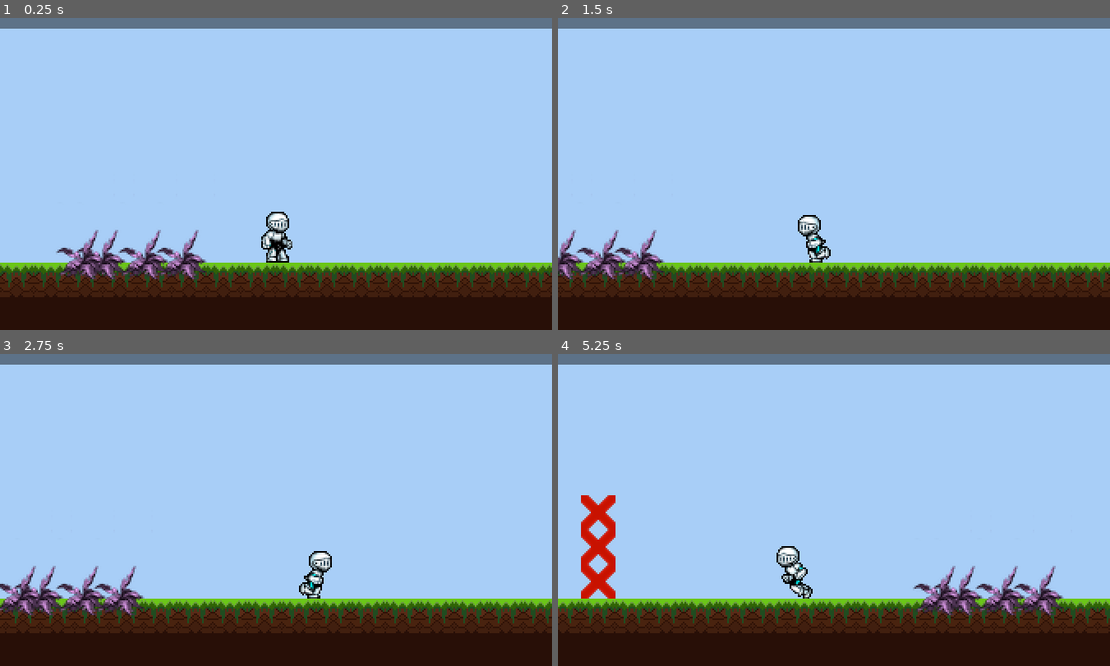
Above: before the commit, frames 1-4 (two rows, left to right).
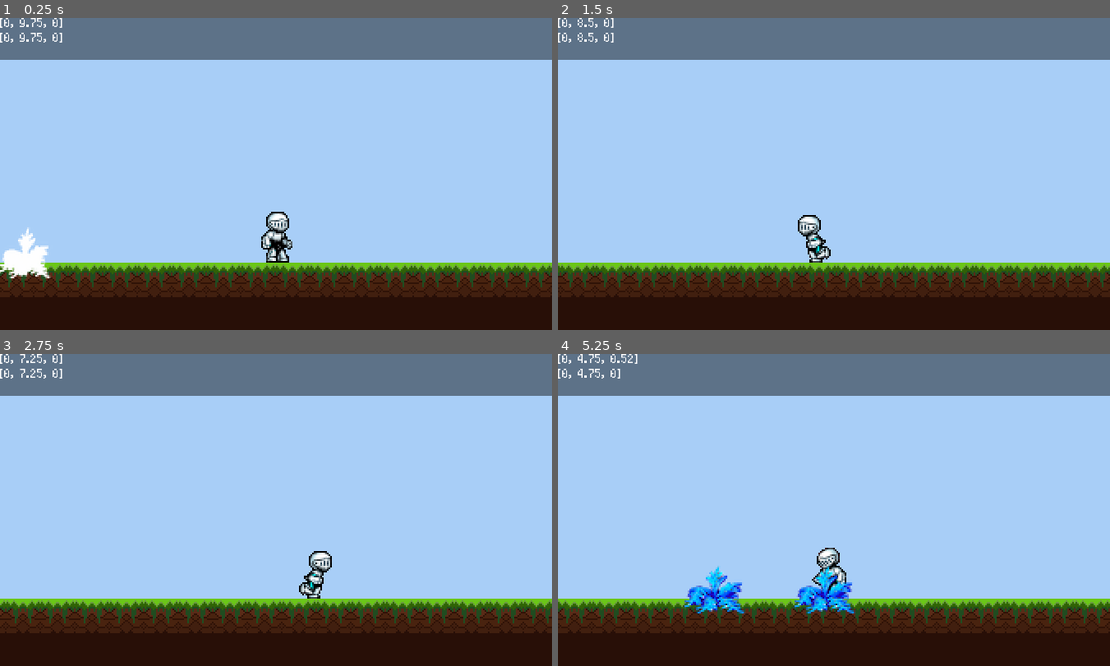
Above: after the commit, the same moments.

Repository: SartoRiccardo/wgj-277
Game: Godot game, scene res://Main.tscn
The game is run twice, just before and just after one commit, with the same random seed, the same clock (stepped at 60 frames per second) and the same inputs.
Inputs:
- Up to frame 1 (0.25 s): no input
- Up to frame 2 (1.5 s): hold Right (move_right) 0.53-1.28 s; hold Space (interact) 0.53-1.28 s; hold Left (move_left) from 1.28 s (still down); tap Space (interact) at 1.35 s
- Up to frame 3 (2.75 s): release Left (move_left) at 2.03 s; hold Right (move_right) from 2.03 s (still down); hold Space (interact) from 2.03 s (still down)
- Up to frame 4 (5.25 s): release Space (interact) at 2.78 s; tap Space (interact) at 2.85, 4.35 s; release Right (move_right) at 3.53 s; hold Space (interact) 3.53-4.28 s; hold Left (move_left) from 3.53 s (still down); hold Space (interact) from 5.03 s (still down)

The runs differ from the first frame. In frame 1, 13% of the frame differs, in the area x 0-100%, y 0-84%; in frame 2, 12%; in frame 3, 12%; in frame 4, 20%, in the area x 0-100%, y 0-90%.

Commit message:
Plant & PlantBenign base classes

Diff:
--- a/entities/alien/StateIdle.gd
+++ b/entities/alien/StateIdle.gd
@@ -16,8 +16,11 @@
 		if nearest_plant:
 			nearest_plant.set_glow(false)
 		if new_nearest_plant:
-			new_nearest_plant.set_glow(true)
+			new_nearest_plant.set_glow(new_nearest_plant.is_interactable())
 		nearest_plant = new_nearest_plant
+	elif is_instance_valid(nearest_plant) and \
+			nearest_plant.is_interactable() != nearest_plant.is_glowing:
+		nearest_plant.set_glow(nearest_plant.is_interactable())
 
 	if Input.is_action_pressed("interact"):
 		if nearest_plant and (nearest_plant.is_waterable() or nearest_plant.is_harvestable()):
--- a/entities/alien/StateInteracting.gd
+++ b/entities/alien/StateInteracting.gd
@@ -5,16 +5,27 @@
 	player.speed = 0.0
 	player.velocity = Vector2.ZERO
 	player.get_node("AnimatedSprite").set_animation("water")
-	if player.interact_target:
+	if is_instance_valid(player.interact_target):
 		player.get_node("AnimatedSprite").set_flip_h(
 			player.interact_target.global_position.x - player.global_position.x < 0
 		)
+		player.interact_target.set_interact(true)
+		player.interact_target.connect("grow", self, "_on_interaction_finish")
+		player.interact_target.connect("harvest", self, "_on_interaction_finish")
 
 # Override
 func update(delta : float) -> void:
-	if Input.is_action_just_released("interact") or !is_instance_valid(player.interact_target):
+	if Input.is_action_just_released("interact") or !is_instance_valid(player.interact_target) or \
+			!player.interact_target.is_interactable():
 		player.call_deferred("_change_state", "idle")
 
 # Override
 func exit() -> void:
+	if is_instance_valid(player.interact_target):
+		player.interact_target.set_interact(false)
+		player.interact_target.disconnect("grow", self, "_on_interaction_finish")
+		player.interact_target.disconnect("harvest", self, "_on_interaction_finish")
 	player.interact_target = null
+
+func _on_interaction_finish(_plant) -> void:
+	player.call_deferred("_change_state", "idle")
--- a/entities/Plant.gd
+++ b/entities/plants/Plant.gd
@@ -1,5 +1,8 @@
 extends Node2D
 class_name Plant
+
+signal grow(plant)
+signal harvest(plant)
 
 export (Resource) var data
 
@@ -13,9 +16,19 @@
 		queue_free()
 		return
 
-	$TimerGrow.connect("timeout", self, "_on_grow_attempt")
+	$TimerGrow.connect("timeout", self, "_on_grow")
 	$TimerWilt.connect("timeout", self, "_on_wilted")
-	$TimerGrow.start(data.time_before_grow)
+	$TimerInteract.connect("timeout", self, "_on_player_interaction")
+	$TimerWilt.start(data.time_before_wilt)
+
+
+func _process(_d):
+	Console.writeln([
+		stepify($TimerGrow.time_left, 0.01),
+		stepify($TimerWilt.time_left, 0.01),
+#		$AnimationPlayer.is_playing(),
+		stepify($TimerInteract.time_left, 0.01),
+	])
 
 # Public methods
 
@@ -29,8 +42,9 @@
 		$AnimationPlayer.play("grow")
 		yield($AnimationPlayer, "animation_finished")
 
-	$TimerGrow.start(data.time_before_grow)
-	$TimerWilt.stop()
+	$TimerWilt.start(data.time_before_wilt)
+	$TimerGrow.stop()
+	emit_signal("grow", self)
 
 func update_sprite() -> void:
 	$Sprite.texture.region.position.x = _get_sprite_offset()
@@ -39,20 +53,32 @@
 	return false
 
 func is_harvestable() -> bool:
-	return wilted || times_grown >= data.growth_stages-1
+	return true
 
-func harvest() -> void:
-	_despawn()
+func is_interactable() -> bool:
+	return is_waterable() or is_harvestable()
+
+func set_interact(action: bool) -> void:
+	if action and $TimerInteract.is_stopped():
+		$TimerInteract.start(data.action_time)
+	else:
+		$TimerInteract.stop()
 
 func set_glow(glow : bool) -> void:
 	if glow == is_glowing:
 		return
 	is_glowing = glow
+	if $AnimationPlayer.is_playing() and $AnimationPlayer.current_animation != "glow":
+		yield($AnimationPlayer, "animation_finished")
 	if is_glowing:
 		$AnimationPlayer.play("glow")
 	else:
 		$AnimationPlayer.stop()
 		$Sprite.material.set_shader_param("intensity", 0.0)
+
+func harvest() -> void:
+	emit_signal("harvest", self)
+	_despawn()
 
 # Private methods
 
@@ -67,7 +93,8 @@
 
 # Event handlers
 
-func _on_grow_attempt() -> void:
+func _on_grow() -> void:
+	grow()
 	if data.can_wilt:
 		$TimerWilt.start(data.time_before_wilt)
 
@@ -75,3 +102,6 @@
 	wilted = true
 	$TimerGrow.set_paused(true)
 	$AnimationPlayer.play("wilt")
+
+func _on_player_interaction() -> void:
+	_despawn()
--- a/entities/Plant.tscn
+++ b/entities/plants/Plant.tscn
@@ -1,7 +1,6 @@
-[gd_scene load_steps=13 format=2]
-
-[ext_resource path="res://entities/Plant.gd" type="Script" id=1]
-[ext_resource path="res://assets/plants/plant-boost.png" type="Texture" id=2]
+[gd_scene load_steps=12 format=2]
+
+[ext_resource path="res://entities/plants/Plant.gd" type="Script" id=1]
 
 [sub_resource type="Shader" id=3]
 code = "shader_type canvas_item;
@@ -47,9 +46,8 @@
 shader_param/intensity = 0.0
 shader_param/saturation = 1.0
 
-[sub_resource type="AtlasTexture" id=2]
-atlas = ExtResource( 2 )
-region = Rect2( 0, 0, 40, 86 )
+[sub_resource type="AtlasTexture" id=11]
+resource_local_to_scene = true
 
 [sub_resource type="CircleShape2D" id=1]
 
@@ -114,6 +112,18 @@
 "transitions": PoolRealArray( 1 ),
 "update": 0,
 "values": [ Color( 1, 1, 1, 1 ) ]
+}
+tracks/5/type = "value"
+tracks/5/path = NodePath("Interact:monitorable")
+tracks/5/interp = 1
+tracks/5/loop_wrap = true
+tracks/5/imported = false
+tracks/5/enabled = true
+tracks/5/keys = {
+"times": PoolRealArray( 0 ),
+"transitions": PoolRealArray( 1 ),
+"update": 0,
+"values": [ true ]
 }
 
 [sub_resource type="Animation" id=8]
@@ -168,6 +178,18 @@
 "update": 0,
 "values": [ Color( 1, 1, 1, 1 ), Color( 1, 1, 1, 1 ), Color( 1, 1, 1, 0 ) ]
 }
+tracks/4/type = "value"
+tracks/4/path = NodePath("Interact:monitorable")
+tracks/4/interp = 1
+tracks/4/loop_wrap = true
+tracks/4/imported = false
+tracks/4/enabled = true
+tracks/4/keys = {
+"times": PoolRealArray( 0 ),
+"transitions": PoolRealArray( 1 ),
+"update": 1,
+"values": [ false ]
+}
 
 [sub_resource type="Animation" id=10]
 resource_name = "glow"
@@ -252,7 +274,7 @@
 tracks/0/imported = false
 tracks/0/enabled = true
 tracks/0/keys = {
-"times": PoolRealArray( 0, 0.2, 0.6 ),
+"times": PoolRealArray( 0, 0.15, 0.5 ),
 "transitions": PoolRealArray( 1, 0.25, 1 ),
 "update": 0,
 "values": [ 0.0, 1.2, 1.0 ]
@@ -264,7 +286,7 @@
 tracks/1/imported = false
 tracks/1/enabled = true
 tracks/1/keys = {
-"times": PoolRealArray( 0, 0.4, 0.7 ),
+"times": PoolRealArray( 0, 0.35, 0.6 ),
 "transitions": PoolRealArray( 1, 0.574349, 1 ),
 "update": 0,
 "values": [ 0.0, 1.1, 1.0 ]
@@ -276,7 +298,7 @@
 tracks/2/imported = false
 tracks/2/enabled = true
 tracks/2/keys = {
-"times": PoolRealArray( 0, 0.35, 0.7 ),
+"times": PoolRealArray( 0, 0.45, 0.7 ),
 "transitions": PoolRealArray( 0.25, 2.07053, 1 ),
 "update": 0,
 "values": [ 0.0, 1.0, 0.0 ]
@@ -315,7 +337,7 @@
 
 [node name="Sprite" type="Sprite" parent="."]
 material = SubResource( 4 )
-texture = SubResource( 2 )
+texture = SubResource( 11 )
 offset = Vector2( 0, -32 )
 
 [node name="Interact" type="Area2D" parent="."]
@@ -333,7 +355,11 @@
 [node name="TimerWilt" type="Timer" parent="."]
 one_shot = true
 
+[node name="TimerInteract" type="Timer" parent="."]
+one_shot = true
+
 [node name="AnimationPlayer" type="AnimationPlayer" parent="."]
+autoplay = "spawn"
 anims/RESET = SubResource( 5 )
 anims/despawn = SubResource( 8 )
 anims/glow = SubResource( 10 )
--- /dev/null
+++ b/entities/plants/PlantBenign.gd
@@ -0,0 +1,26 @@
+extends "res://entities/plants/Plant.gd"
+class_name PlantBenign
+
+
+func _ready() -> void:
+	$TimerWater.connect("timeout", self, "_on_watered")
+
+# Public methods
+
+# Override
+func is_waterable() -> bool:
+	return !wilted and $TimerGrow.is_stopped()
+
+# Override
+func is_harvestable() -> bool:
+	return wilted or times_grown >= data.growth_stages-1
+
+# Event handlers
+
+# Override
+func _on_player_interaction() -> void:
+	if is_harvestable():
+		harvest()
+	else:
+		$TimerWilt.stop()
+		$TimerGrow.start(data.time_before_grow)
--- /dev/null
+++ b/entities/plants/PlantBenign.tscn
@@ -0,0 +1,62 @@
+[gd_scene load_steps=6 format=2]
+
+[ext_resource path="res://entities/plants/Plant.tscn" type="PackedScene" id=1]
+[ext_resource path="res://entities/plants/PlantBenign.gd" type="Script" id=3]
+
+[sub_resource type="Shader" id=3]
+code = "shader_type canvas_item;
+uniform float intensity : hint_range(0.0, 1.0) = 0.0;
+uniform float saturation : hint_range(0.0, 1.0) = 1.0;
+
+// https://github.com/arkology/ShaderV/blob/master/addons/shaderV/rgba/shiftHSV.gdshader
+vec3 _hsv2rgb(vec3 _hsv_color_){
+	vec4 _K_hsv2rgb = vec4(1.0, 2.0 / 3.0, 1.0 / 3.0, 3.0);
+	vec3 _p_hsv2rgb = abs(fract(_hsv_color_.xxx + _K_hsv2rgb.xyz) * 6.0 - _K_hsv2rgb.www);
+	return vec3(_hsv_color_.z * mix(_K_hsv2rgb.xxx,
+				clamp(_p_hsv2rgb - _K_hsv2rgb.xxx, 0.0, 1.0),
+				_hsv_color_.y));
+}
+
+vec3 _rgb2hvs(vec3 _rgb_color_){
+	vec4 _K_rgb2hvs = vec4(0.0, -1.0 / 3.0, 2.0 / 3.0, -1.0);
+	vec4 _p_rgb2hvs = mix( vec4(_rgb_color_.bg, _K_rgb2hvs.wz),
+									vec4(_rgb_color_.gb, _K_rgb2hvs.xy),
+									step(_rgb_color_.b, _rgb_color_.g));
+	vec4 _q_rgb2hvs = mix( vec4(_p_rgb2hvs.xyw, _rgb_color_.r),
+									vec4(_rgb_color_.r, _p_rgb2hvs.yzx),
+									step(_p_rgb2hvs.x, _rgb_color_.r));
+	float _d_rgb2hvs = _q_rgb2hvs.x - min(_q_rgb2hvs.w, _q_rgb2hvs.y);
+	return vec3(vec3(abs(_q_rgb2hvs.z + (_q_rgb2hvs.w - _q_rgb2hvs.y) / (6.0 * _d_rgb2hvs + 1.0e-10)),
+					_d_rgb2hvs / (_q_rgb2hvs.x + 1.0e-10),
+					_q_rgb2hvs.x));
+}
+
+void fragment() {
+	vec4 color = texture(TEXTURE, UV);
+
+	vec3 color_hsv = _rgb2hvs(color.rgb);
+	color_hsv.g *= saturation;
+	color = vec4(_hsv2rgb(color_hsv), color.a);
+
+	COLOR = vec4(mix(color.rgb, vec3(1, 1, 1), intensity), color.a);
+}"
+
+[sub_resource type="ShaderMaterial" id=4]
+resource_local_to_scene = true
+shader = SubResource( 3 )
+shader_param/intensity = 0.0
+shader_param/saturation = 1.0
+
+[sub_resource type="AtlasTexture" id=5]
+resource_local_to_scene = true
+
+[node name="PlantBenign" instance=ExtResource( 1 )]
+script = ExtResource( 3 )
+
+[node name="Sprite" parent="." index="0"]
+material = SubResource( 4 )
+texture = SubResource( 5 )
+offset = Vector2( 0, -20 )
+
+[node name="TimerWater" type="Timer" parent="." index="4"]
+one_shot = true
--- /dev/null
+++ b/entities/plants/PlantRegular.tscn
@@ -0,0 +1,61 @@
+[gd_scene load_steps=7 format=2]
+
+[ext_resource path="res://entities/plants/PlantBenign.tscn" type="PackedScene" id=1]
+[ext_resource path="res://resources/plants/plant_regular.tres" type="Resource" id=2]
+[ext_resource path="res://assets/plants/plant-regular.png" type="Texture" id=3]
+
+[sub_resource type="Shader" id=3]
+code = "shader_type canvas_item;
+uniform float intensity : hint_range(0.0, 1.0) = 0.0;
+uniform float saturation : hint_range(0.0, 1.0) = 1.0;
+
+// https://github.com/arkology/ShaderV/blob/master/addons/shaderV/rgba/shiftHSV.gdshader
+vec3 _hsv2rgb(vec3 _hsv_color_){
+	vec4 _K_hsv2rgb = vec4(1.0, 2.0 / 3.0, 1.0 / 3.0, 3.0);
+	vec3 _p_hsv2rgb = abs(fract(_hsv_color_.xxx + _K_hsv2rgb.xyz) * 6.0 - _K_hsv2rgb.www);
+	return vec3(_hsv_color_.z * mix(_K_hsv2rgb.xxx,
+				clamp(_p_hsv2rgb - _K_hsv2rgb.xxx, 0.0, 1.0),
+				_hsv_color_.y));
+}
+
+vec3 _rgb2hvs(vec3 _rgb_color_){
+	vec4 _K_rgb2hvs = vec4(0.0, -1.0 / 3.0, 2.0 / 3.0, -1.0);
+	vec4 _p_rgb2hvs = mix( vec4(_rgb_color_.bg, _K_rgb2hvs.wz),
+									vec4(_rgb_color_.gb, _K_rgb2hvs.xy),
+									step(_rgb_color_.b, _rgb_color_.g));
+	vec4 _q_rgb2hvs = mix( vec4(_p_rgb2hvs.xyw, _rgb_color_.r),
+									vec4(_rgb_color_.r, _p_rgb2hvs.yzx),
+									step(_p_rgb2hvs.x, _rgb_color_.r));
+	float _d_rgb2hvs = _q_rgb2hvs.x - min(_q_rgb2hvs.w, _q_rgb2hvs.y);
+	return vec3(vec3(abs(_q_rgb2hvs.z + (_q_rgb2hvs.w - _q_rgb2hvs.y) / (6.0 * _d_rgb2hvs + 1.0e-10)),
+					_d_rgb2hvs / (_q_rgb2hvs.x + 1.0e-10),
+					_q_rgb2hvs.x));
+}
+
+void fragment() {
+	vec4 color = texture(TEXTURE, UV);
+
+	vec3 color_hsv = _rgb2hvs(color.rgb);
+	color_hsv.g *= saturation;
+	color = vec4(_hsv2rgb(color_hsv), color.a);
+
+	COLOR = vec4(mix(color.rgb, vec3(1, 1, 1), intensity), color.a);
+}"
+
+[sub_resource type="ShaderMaterial" id=4]
+resource_local_to_scene = true
+shader = SubResource( 3 )
+shader_param/intensity = 0.0
+shader_param/saturation = 1.0
+
+[sub_resource type="AtlasTexture" id=5]
+resource_local_to_scene = true
+atlas = ExtResource( 3 )
+region = Rect2( 0, 0, 48, 62 )
+
+[node name="PlantRegular" instance=ExtResource( 1 )]
+data = ExtResource( 2 )
+
+[node name="Sprite" parent="." index="0"]
+material = SubResource( 4 )
+texture = SubResource( 5 )
--- /dev/null
+++ b/entities/plants/PlantSuper.tscn
@@ -0,0 +1,62 @@
+[gd_scene load_steps=7 format=2]
+
+[ext_resource path="res://entities/plants/PlantBenign.tscn" type="PackedScene" id=1]
+[ext_resource path="res://assets/plants/plant-boost.png" type="Texture" id=2]
+[ext_resource path="res://resources/plants/plant_super.tres" type="Resource" id=3]
+
+[sub_resource type="Shader" id=3]
+code = "shader_type canvas_item;
+uniform float intensity : hint_range(0.0, 1.0) = 0.0;
+uniform float saturation : hint_range(0.0, 1.0) = 1.0;
+
+// https://github.com/arkology/ShaderV/blob/master/addons/shaderV/rgba/shiftHSV.gdshader
+vec3 _hsv2rgb(vec3 _hsv_color_){
+	vec4 _K_hsv2rgb = vec4(1.0, 2.0 / 3.0, 1.0 / 3.0, 3.0);
+	vec3 _p_hsv2rgb = abs(fract(_hsv_color_.xxx + _K_hsv2rgb.xyz) * 6.0 - _K_hsv2rgb.www);
+	return vec3(_hsv_color_.z * mix(_K_hsv2rgb.xxx,
+				clamp(_p_hsv2rgb - _K_hsv2rgb.xxx, 0.0, 1.0),
+				_hsv_color_.y));
+}
+
+vec3 _rgb2hvs(vec3 _rgb_color_){
+	vec4 _K_rgb2hvs = vec4(0.0, -1.0 / 3.0, 2.0 / 3.0, -1.0);
+	vec4 _p_rgb2hvs = mix( vec4(_rgb_color_.bg, _K_rgb2hvs.wz),
+									vec4(_rgb_color_.gb, _K_rgb2hvs.xy),
+									step(_rgb_color_.b, _rgb_color_.g));
+	vec4 _q_rgb2hvs = mix( vec4(_p_rgb2hvs.xyw, _rgb_color_.r),
+									vec4(_rgb_color_.r, _p_rgb2hvs.yzx),
+									step(_p_rgb2hvs.x, _rgb_color_.r));
+	float _d_rgb2hvs = _q_rgb2hvs.x - min(_q_rgb2hvs.w, _q_rgb2hvs.y);
+	return vec3(vec3(abs(_q_rgb2hvs.z + (_q_rgb2hvs.w - _q_rgb2hvs.y) / (6.0 * _d_rgb2hvs + 1.0e-10)),
+					_d_rgb2hvs / (_q_rgb2hvs.x + 1.0e-10),
+					_q_rgb2hvs.x));
+}
+
+void fragment() {
+	vec4 color = texture(TEXTURE, UV);
+
+	vec3 color_hsv = _rgb2hvs(color.rgb);
+	color_hsv.g *= saturation;
+	color = vec4(_hsv2rgb(color_hsv), color.a);
+
+	COLOR = vec4(mix(color.rgb, vec3(1, 1, 1), intensity), color.a);
+}"
+
+[sub_resource type="ShaderMaterial" id=4]
+resource_local_to_scene = true
+shader = SubResource( 3 )
+shader_param/intensity = 0.0
+shader_param/saturation = 1.0
+
+[sub_resource type="AtlasTexture" id=1]
+resource_local_to_scene = true
+atlas = ExtResource( 2 )
+region = Rect2( 0, 0, 40, 86 )
+
+[node name="PlantSuper" instance=ExtResource( 1 )]
+data = ExtResource( 3 )
+
+[node name="Sprite" parent="." index="0"]
+material = SubResource( 4 )
+texture = SubResource( 1 )
+offset = Vector2( 0, -32 )
--- a/project.godot
+++ b/project.godot
@@ -27,7 +27,12 @@
 "base": "Node2D",
 "class": "Plant",
 "language": "GDScript",
-"path": "res://entities/Plant.gd"
+"path": "res://entities/plants/Plant.gd"
+}, {
+"base": "Node2D",
+"class": "PlantBenign",
+"language": "GDScript",
+"path": "res://entities/plants/PlantBenign.gd"
 }, {
 "base": "Resource",
 "class": "PlantResource",
@@ -39,6 +44,7 @@
 "BehaviorModifier": "",
 "BenignPlantResource": "",
 "Plant": "",
+"PlantBenign": "",
 "PlantResource": ""
 }
 
--- a/resources/plant_regular.tres
+++ b/resources/plant_regular.tres
@@ -9,4 +9,5 @@
 time_before_grow = 3.0
 can_wilt = true
 time_before_wilt = 10.0
+action_time = 0.7
 points = 100
--- a/resources/plants/PlantResource.gd
+++ b/resources/plants/PlantResource.gd
@@ -6,4 +6,5 @@
 export (float) var time_before_grow = 3.0
 export (bool) var can_wilt = true
 export (float) var time_before_wilt = 10.0
+export (float) var action_time = 0.7
 export (int) var points = 100
--- a/resources/plants/plant_regular.tres
+++ b/resources/plants/plant_regular.tres
@@ -9,5 +9,6 @@
 time_before_grow = 10.0
 can_wilt = true
 time_before_wilt = 10.0
+action_time = 0.7
 points = 100
 times_watered = 3
--- a/resources/plants/plant_super.tres
+++ b/resources/plants/plant_super.tres
@@ -9,5 +9,6 @@
 time_before_grow = 13.5
 can_wilt = true
 time_before_wilt = 4.0
+action_time = 0.7
 points = 100
 times_watered = 5
--- a/scenes/Game.tscn
+++ b/scenes/Game.tscn
@@ -1,11 +1,10 @@
-[gd_scene load_steps=9 format=2]
+[gd_scene load_steps=8 format=2]
 
 [ext_resource path="res://assets/tiles/terrain.png" type="Texture" id=1]
 [ext_resource path="res://entities/Alien.tscn" type="PackedScene" id=2]
 [ext_resource path="res://environ/PlayerCamera.tscn" type="PackedScene" id=3]
 [ext_resource path="res://assets/tiles/barrier.png" type="Texture" id=4]
-[ext_resource path="res://entities/Plant.tscn" type="PackedScene" id=5]
-[ext_resource path="res://resources/plants/plant_regular.tres" type="Resource" id=6]
+[ext_resource path="res://entities/plants/PlantRegular.tscn" type="PackedScene" id=6]
 
 [sub_resource type="ConvexPolygonShape2D" id=2]
 points = PoolVector2Array( 21, 21, 0, 21, 0, 0, 21, 0 )
@@ -63,27 +62,25 @@
 cell_size = Vector2( 21, 21 )
 format = 1
 tile_data = PoolIntArray( -131088, 1, 0, -196594, 1, 0, -65552, 1, 0, -131058, 1, 0, -16, 1, 0, -65522, 1, 0, 65505, 0, …(2760 unchanged characters)…
+__meta__ = {
+"_edit_lock_": true
+}
 
 [node name="Alien" parent="." instance=ExtResource( 2 )]
+
+[node name="Plants" type="Node2D" parent="."]
+__meta__ = {
+"_edit_lock_": true
+}
+
+[node name="PlantRegular3" parent="Plants" instance=ExtResource( 6 )]
+position = Vector2( -153, 0 )
+
+[node name="PlantRegular4" parent="Plants" instance=ExtResource( 6 )]
+position = Vector2( -220, 0 )
 
 [node name="PlayerCamera" parent="." instance=ExtResource( 3 )]
 position = Vector2( 0, -54 )
 current = true
 background_color = Color( 0.662745, 0.811765, 0.972549, 1 )
 following_path = NodePath("../Alien")
-
-[node name="Plant" parent="." instance=ExtResource( 5 )]
-position = Vector2( -106, 0 )
-data = ExtResource( 6 )
-
-[node name="Plant2" parent="." instance=ExtResource( 5 )]
-position = Vector2( -57, 0 )
-data = ExtResource( 6 )
-
-[node name="Plant3" parent="." instance=ExtResource( 5 )]
-position = Vector2( -80, 0 )
-data = ExtResource( 6 )
-
-[node name="Plant4" parent="." instance=ExtResource( 5 )]
-position = Vector2( -118, 0 )
-data = ExtResource( 6 )
